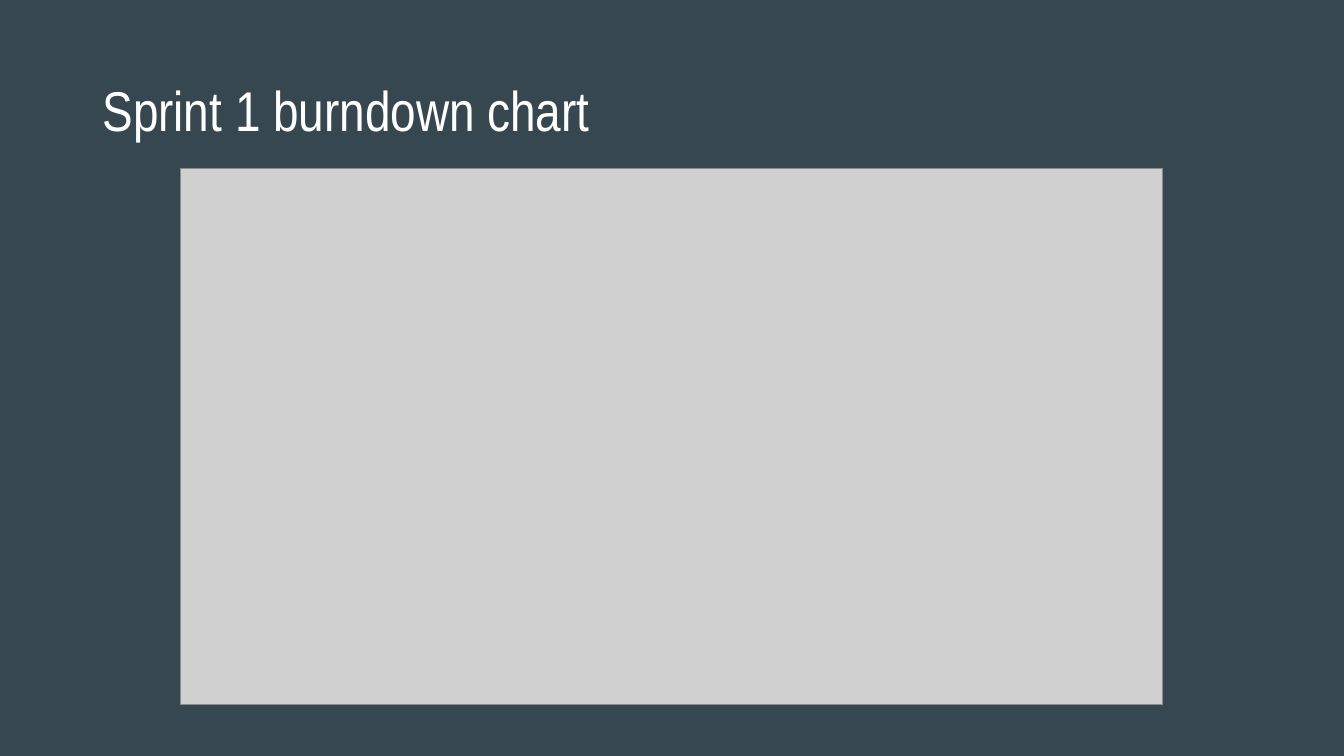
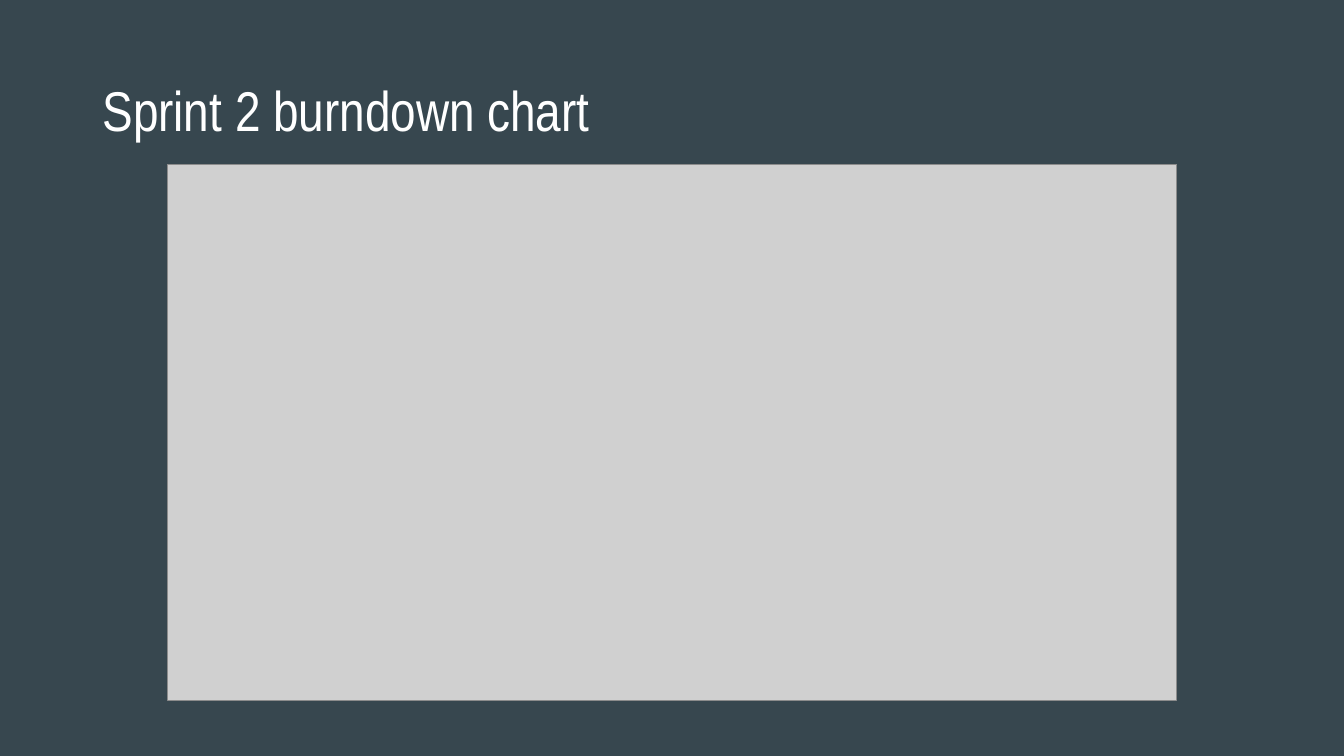
Before and after one commit to rehan-code/Game-Library-Web-App, a slide deck: slide 3 of CIS4250_Retrospective.pptx. Drawn at 1344x756 pixels with LibreOffice and Linux fonts; fonts in the diff are those of the drawing; grey boxes stand for pictures. Boxes give left, top, right and bottom in pixels: in the first picture for what was removed or moved away, otherwise in the second. Text is boxed around its words. In the diff, an @@ line names an element or a change of style, - is before the commit and + after.

```diff
--- a/CIS4250_Retrospective.pptx
+++ b/CIS4250_Retrospective.pptx
@@ title at (102,90,589,141): text changed @@
-Sprint 1 burndown chart
+Sprint 2 burndown chart
@@ picture: place and size @@
-picture at (181,168,1164,705)
+picture at (167,164,1177,701)
```
Also in this commit, not shown: 10 other slides changed, 1 slide added, 1 slide removed.
